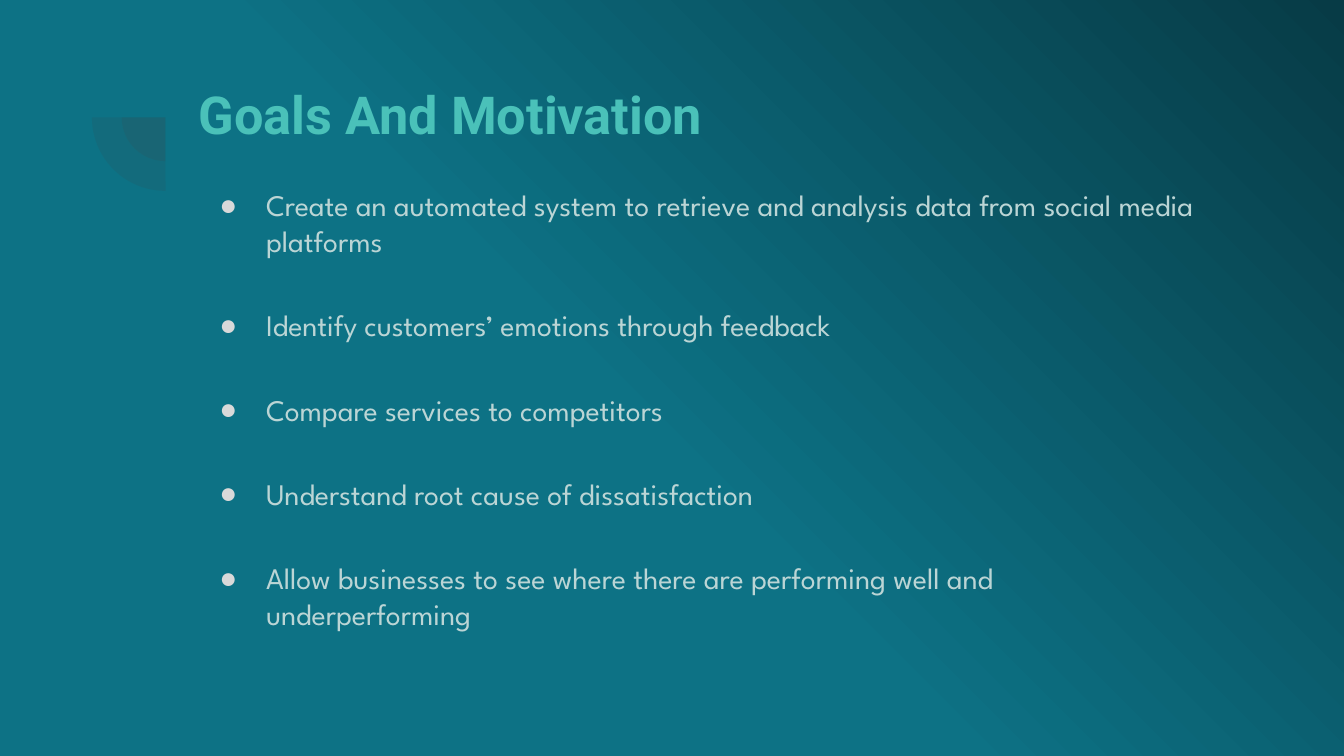
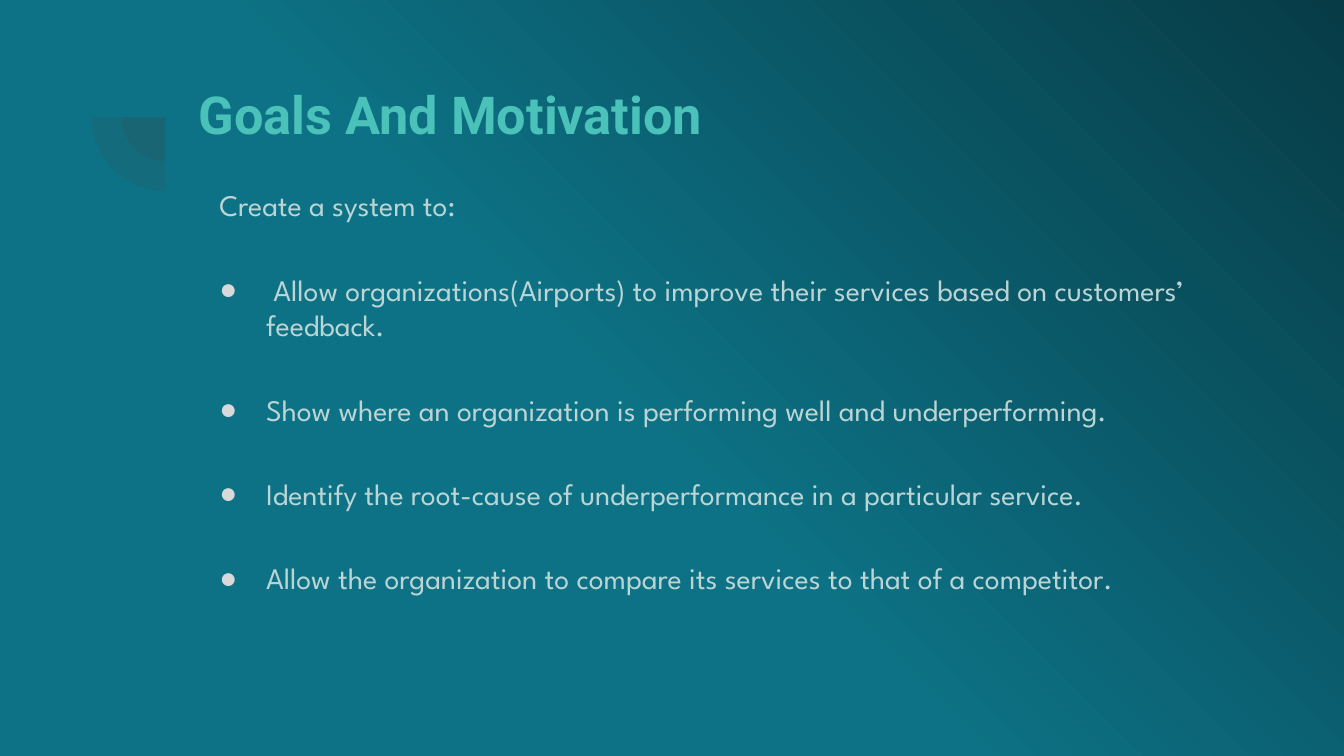
Before and after one commit to fobmsm/fobm.github.io, a slide deck: slide 3 of Pro_plan.pptx. Drawn at 1344x756 pixels with LibreOffice and Linux fonts; fonts in the diff are those of the drawing. Boxes give left, top, right and bottom in pixels: in the first picture for what was removed or moved away, otherwise in the second. Text is boxed around its words. In the diff, an @@ line names an element or a change of style, - is before the commit and + after.

```diff
--- a/Pro_plan.pptx
+++ b/Pro_plan.pptx
@@ text at bbox=[219, 196, 1184, 596]: text changed @@
-● Create an automated system to retrieve and analysis data from social media platforms
-● Identify customers’ emotions through feedback
-● Compare services to competitors
-● Understand root cause of dissatisfaction
-● Allow businesses to see where there are performing well and underperforming
+Create a system to:
+● Allow organizations(Airports) to improve their services based on customers’ feedback.
+● Show where an organization is performing well and underperforming.
+● Identify the root-cause of underperformance in a particular service.
+● Allow the organization to compare its services to that of a competitor.
```
Also in this commit, not shown: 7 other slides changed.
